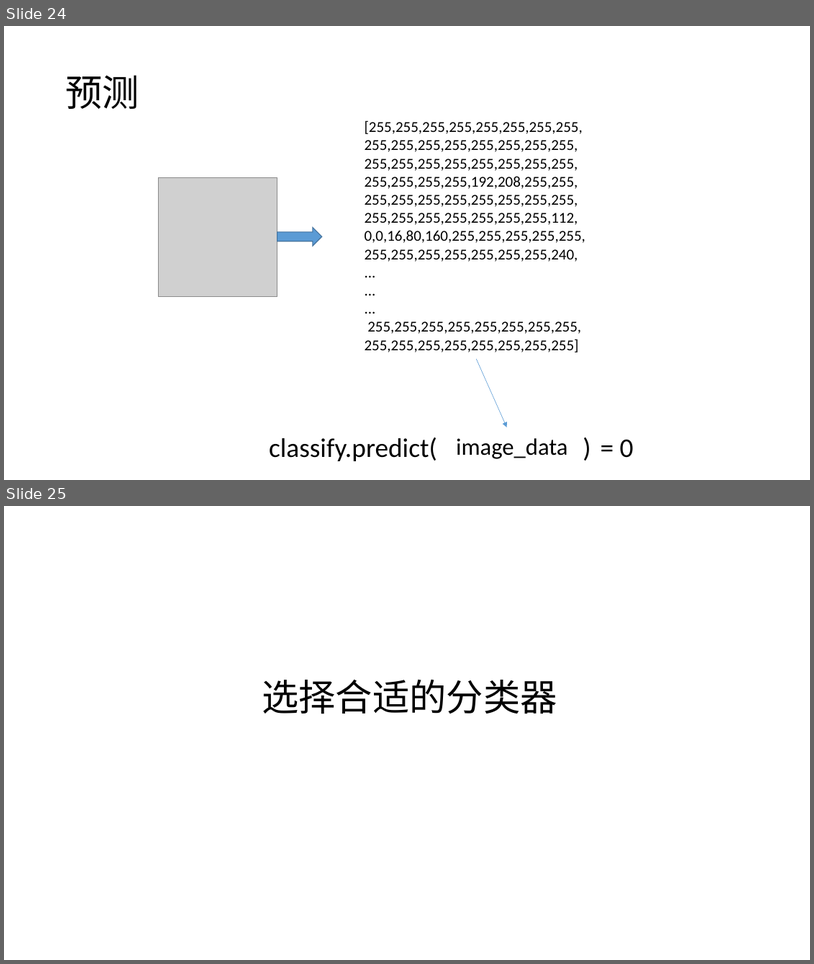
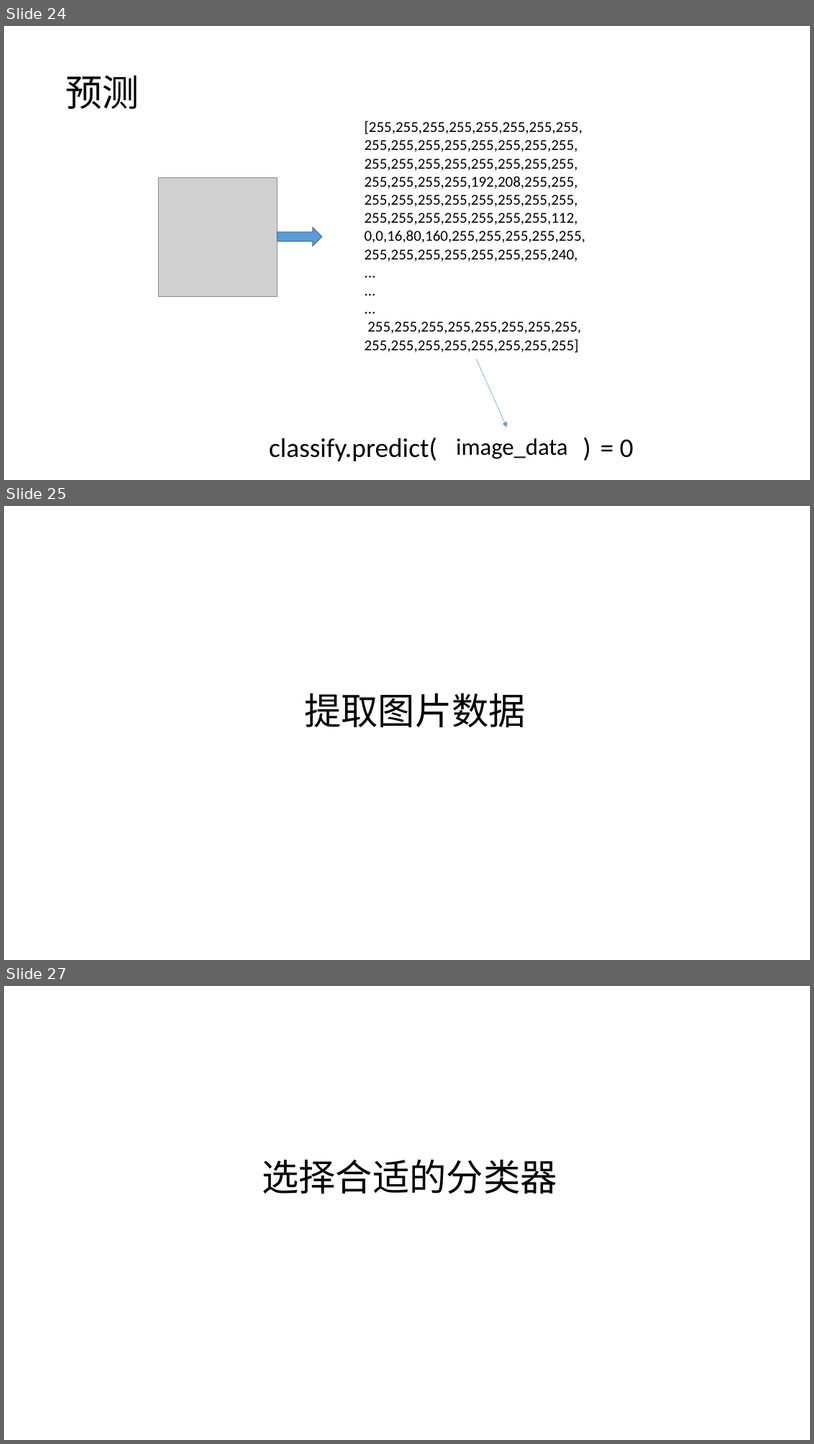
Before and after one commit to plter/HandwriteRecognizerCourse, a slide deck: 机器学习之手写识别.pptx. Shown one above the other, each under a label of ours: slides 24 and 25 before the commit, slides 24, 25 and 27 after it; the slides between them are not shown. The pictures are 814x964 and 814x1444 pixels, drawn with LibreOffice and Linux fonts; fonts in the diff are those of the drawing; grey boxes stand for pictures. Boxes give left, top, right and bottom in pixels: in the first picture for what was removed or moved away, otherwise in the second. Text is boxed around its words. In the diff, an @@ line names an element or a change of style, - is before the commit and + after.

```diff
--- a/机器学习之手写识别.pptx
+++ b/机器学习之手写识别.pptx
@@ slide 25 added at [4,506,810,960], background #FFFFFF @@
@@ title added at [304,692,526,727], 44 pt, text #000000 @@
+提取图片数据
@@ what was slide 25 is now slide 27 @@
```
Also in this commit, not shown: 2 slides changed, 1 other slide added, 3 other files.
